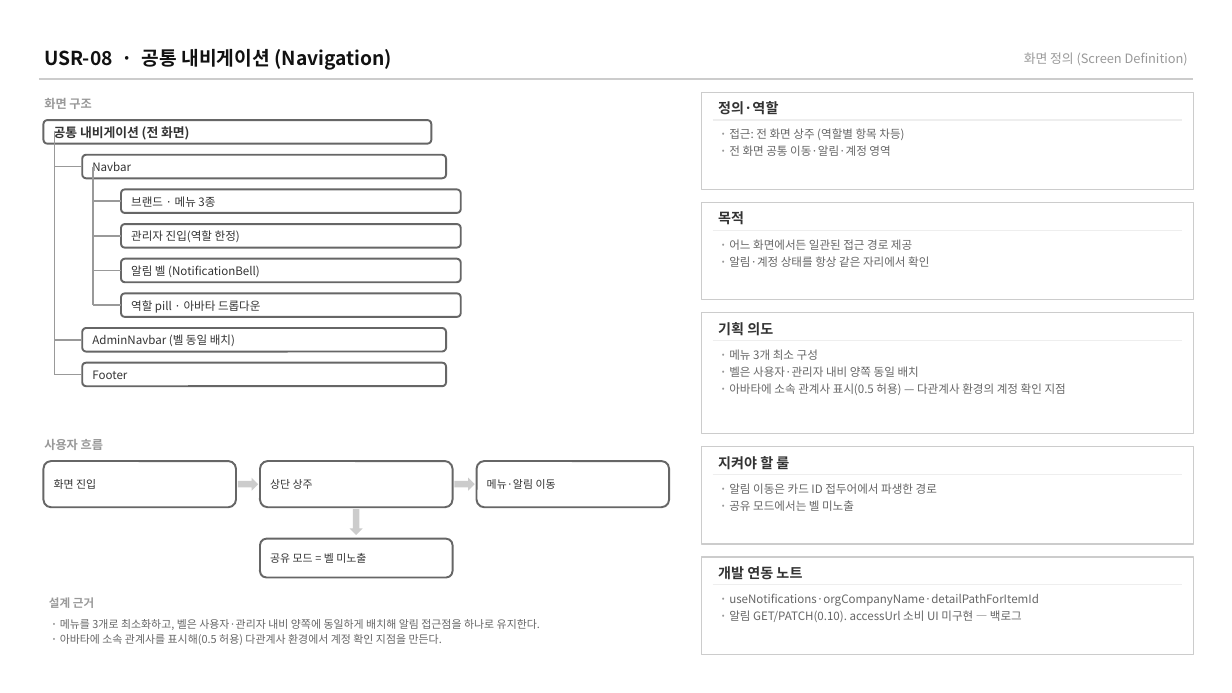
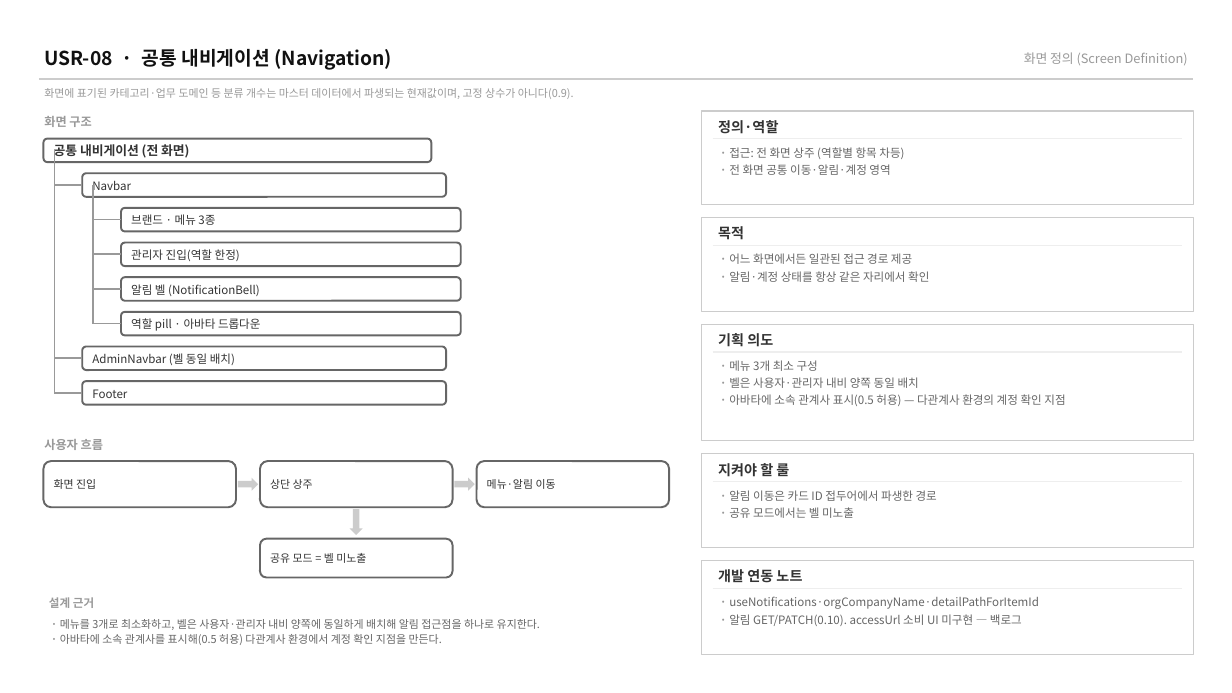
Before and after one commit to BaeNerd/Workspace, a slide deck: slide 18 of axplatform/docs/screen-specs/user-screens.pptx. Drawn at 1232x693 pixels with LibreOffice and Linux fonts; fonts in the diff are those of the drawing. Boxes give left, top, right and bottom in pixels: in the first picture for what was removed or moved away, otherwise in the second. Text is boxed around its words. In the diff, an @@ line names an element or a change of style, - is before the commit and + after.

```diff
--- a/axplatform/docs/screen-specs/user-screens.pptx
+++ b/axplatform/docs/screen-specs/user-screens.pptx
@@ text added at (44,88,574,99), 8.5 pt, text #999999 @@
+화면에 표기된 카테고리·업무 도메인 등 분류 개수는 마스터 데이터에서 파생되는 현재값이며, 고정 상수가 아니다(0.9).
@@ rectangle: place and size @@
-rectangle at (701,92,1193,189)
+rectangle at (701,111,1193,204)
@@ 11 texts, 9 lines, 2 rounded rectangles: place and size @@
-11 texts, 9 lines, 2 rounded rectangles at (43,98,1182,379)
+11 texts, 9 lines, 2 rounded rectangles at (43,116,1182,398)
@@ 4 rounded rectangles, 4 lines: place and size @@
-4 rounded rectangles, 4 lines at (55,224,461,386)
+4 rounded rectangles, 4 lines at (55,208,461,371)
@@ 1 text, 1 rectangle, 1 line: place and size @@
-1 text, 1 rectangle, 1 line at (701,202,1193,299)
+1 text, 1 rectangle, 1 line at (701,217,1193,311)
@@ text "· 어느 화면에서든 일관된 접근 ...": place and size @@
-text "· 어느 화면에서든 일관된 접근 ..." at (729,239,929,267)
+text "· 어느 화면에서든 일관된 접근 ..." at (729,253,929,282)
@@ line moved from (55, 340) - (82, 340) to (93, 323) - (121, 323) @@
@@ rounded rectangle: place and size @@
-rounded rectangle at (82,328,446,352)
+rounded rectangle at (121,312,461,336)
@@ rectangle: place and size @@
-rectangle at (701,313,1193,434)
+rectangle at (701,324,1193,441)
@@ 2 lines, 1 text: place and size @@
-2 lines, 1 text at (713,322,1182,474)
+2 lines, 1 text at (713,333,1182,482)
@@ text "· 메뉴 3개 최소 구성": place and size @@
-text "· 메뉴 3개 최소 구성" at (729,349,1066,395)
+text "· 메뉴 3개 최소 구성" at (729,360,1065,406)
@@ rounded rectangle: place and size @@
-rounded rectangle at (121,189,461,213)
+rounded rectangle at (82,381,446,405)
@@ line moved from (93, 201) - (121, 201) to (55, 393) - (82, 393) @@
@@ rectangle: place and size @@
-rectangle at (701,446,1193,543)
+rectangle at (701,454,1193,547)
@@ text "· 알림 이동은 카드 ID ...": place and size @@
-text "· 알림 이동은 카드 ID ..." at (729,483,937,511)
+text "· 알림 이동은 카드 ID ..." at (729,490,937,518)
@@ rectangle: place and size @@
-rectangle at (701,557,1193,654)
+rectangle at (701,561,1193,654)
@@ 2 texts, 1 line: place and size @@
-2 texts, 1 line at (713,454,1182,622)
+2 texts, 1 line at (713,461,1182,626)
```
Also in this commit, not shown: 12 other slides changed, 9 other files.
